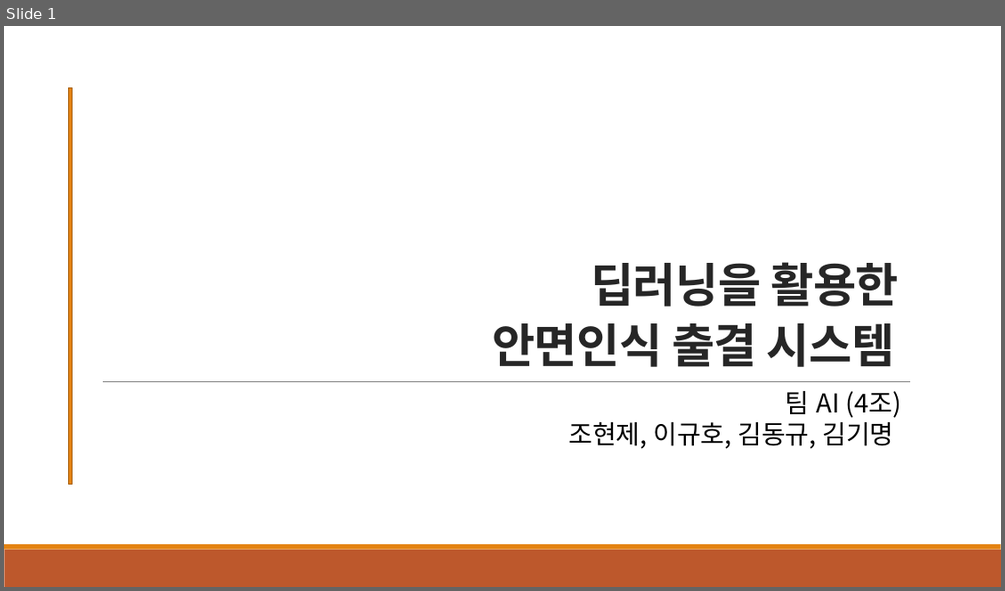
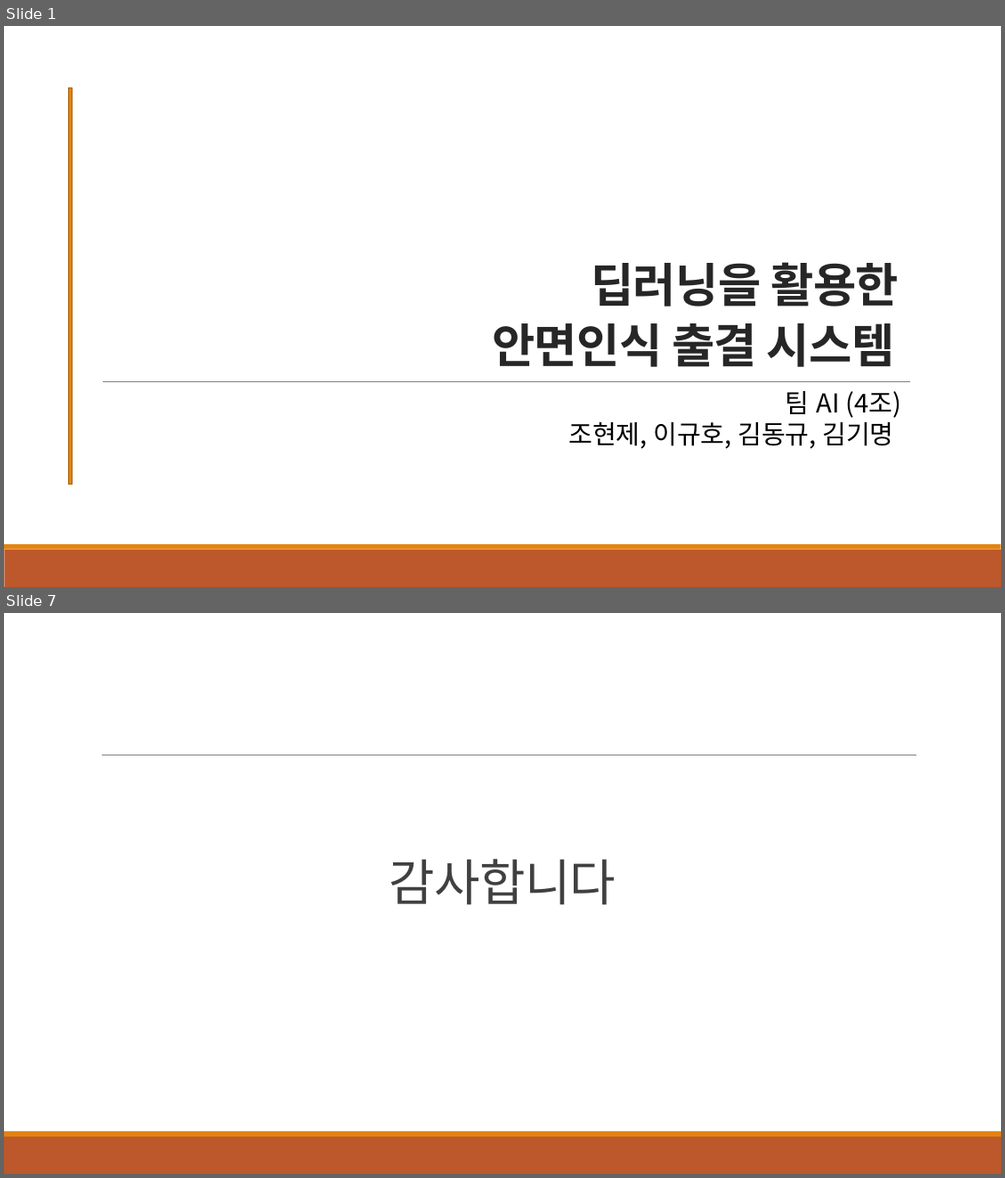
Before and after one commit to Johyeonje/Capstone, a slide deck: 중간점검 보고서/4조_최종발표PPT(수정본).pptx. Shown one above the other, each under a label of ours: slide 1 before the commit, slides 1 and 7 after it; the slides between them are not shown. The pictures are 1005x591 and 1005x1178 pixels, drawn with LibreOffice and Linux fonts; fonts in the diff are those of the drawing. Boxes give left, top, right and bottom in pixels: in the first picture for what was removed or moved away, otherwise in the second. Text is boxed around its words. In the diff, an @@ line names an element or a change of style, - is before the commit and + after.

```diff
--- a/중간점검 보고서/4조_최종발표PPT(수정본).pptx
+++ b/중간점검 보고서/4조_최종발표PPT(수정본).pptx
@@ slide 7 added at (4, 613, 1001, 1174), background #FFFFFF; not listed: 2 template elements that a slide beside it also shows @@
@@ line added from (102, 755) to (917, 755), #808080 0.5 pt @@
@@ title added at (388, 859, 615, 905), 48 pt, text #404040 @@
+감사합니다
```
Also in this commit, not shown: 5 slides changed, 4 other files.
